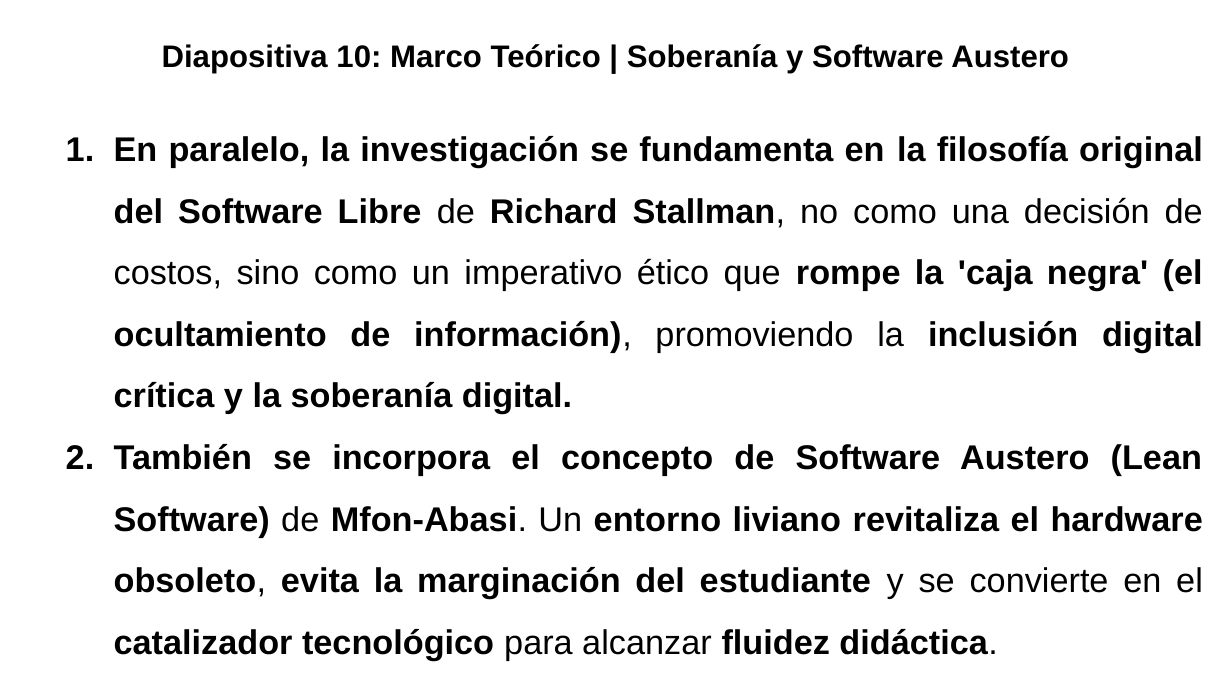
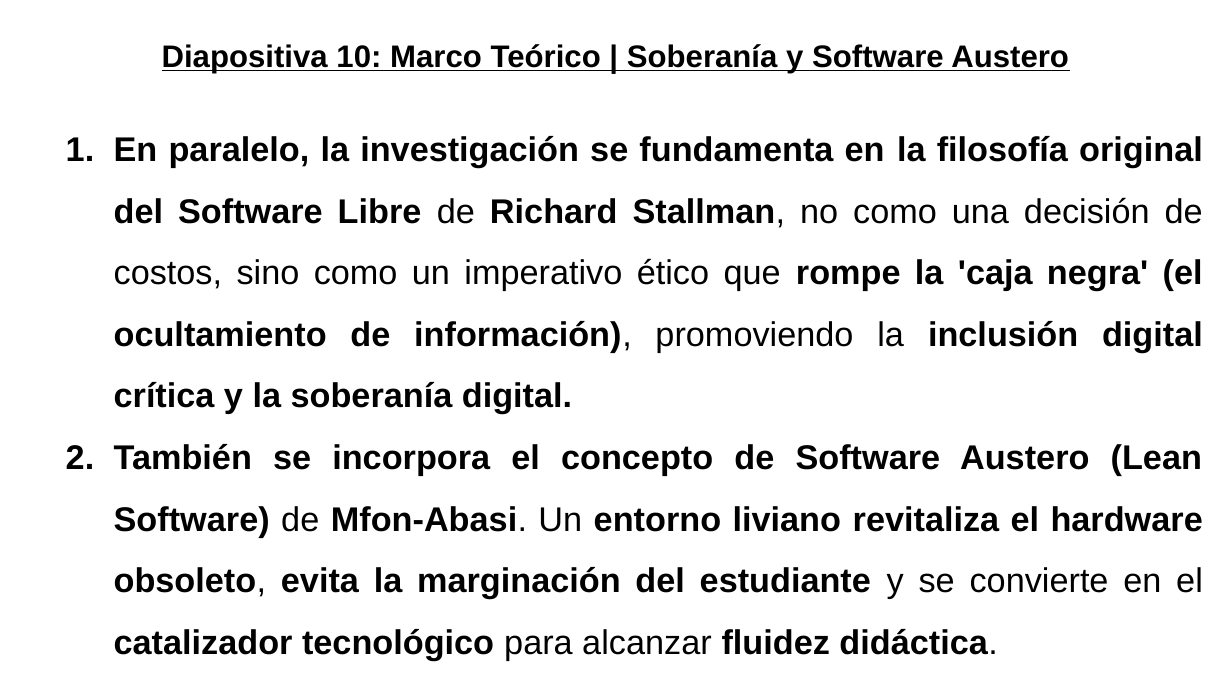
Before and after one commit to gabrielinuz/gabrielinuz.github.io, a slide deck: slide 11 of doc/GUION_DE_DEFENSA_LTE.pptx. Drawn at 1232x693 pixels with LibreOffice and Linux fonts; fonts in the diff are those of the drawing. Boxes give left, top, right and bottom in pixels: in the first picture for what was removed or moved away, otherwise in the second. Text is boxed around its words. In the diff, an @@ line names an element or a change of style, - is before the commit and + after.

```diff
--- a/doc/GUION_DE_DEFENSA_LTE.pptx
+++ b/doc/GUION_DE_DEFENSA_LTE.pptx
@@ title "Diapositiva 10: Marco Teórico | ..." at (162,44,1069,73): underline on @@
```
Also in this commit, not shown: 16 other slides changed, 1 other file.
